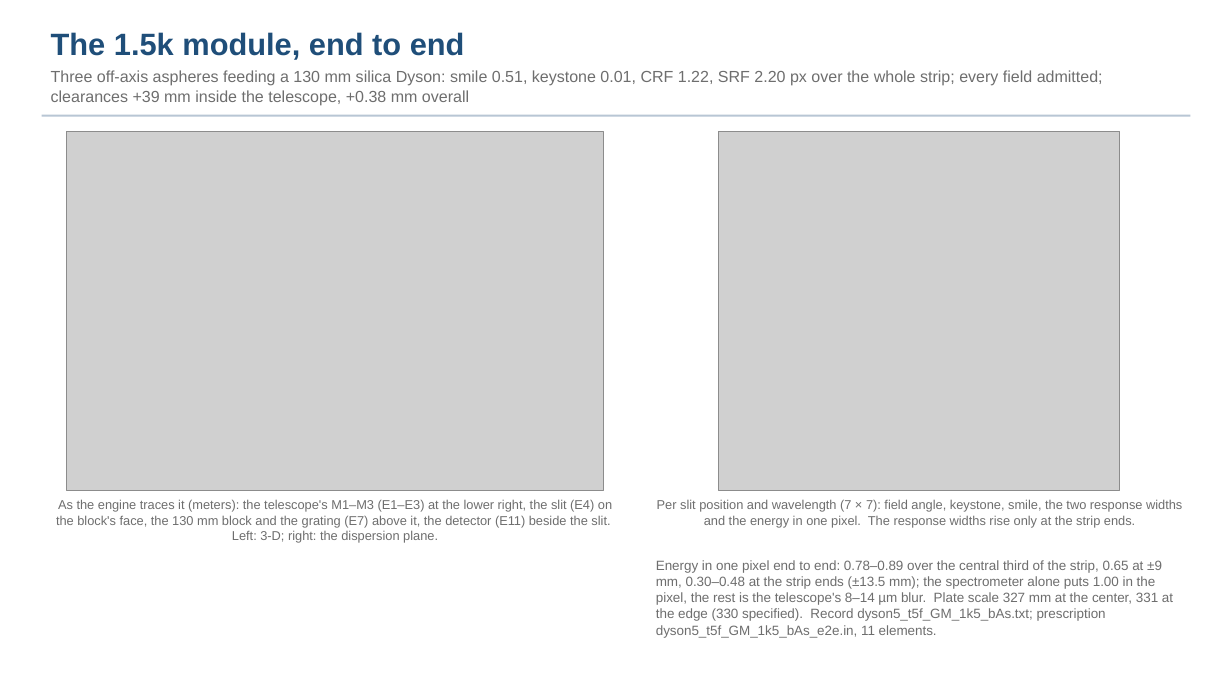
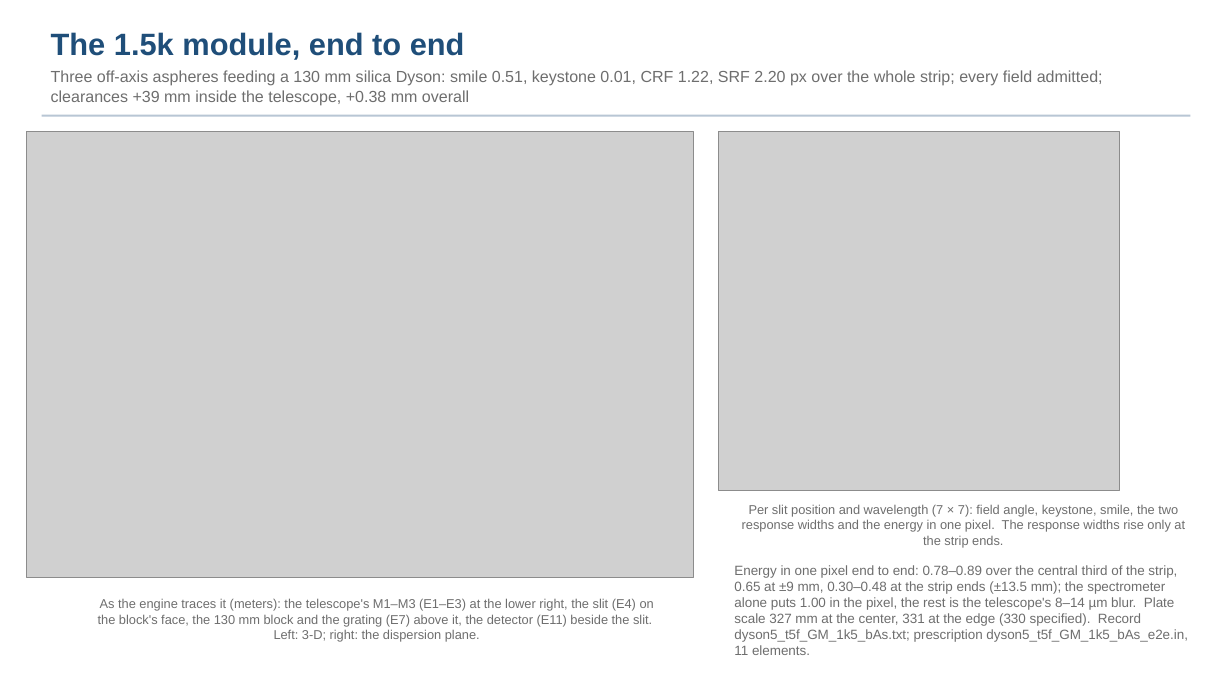
Before and after one commit to nasa-jpl/macos, a slide deck: slide 6 of demo_session/deck_dyson_record.pptx (slide 5 before the commit). Drawn at 1232x693 pixels with LibreOffice and Linux fonts; fonts in the diff are those of the drawing; grey boxes stand for pictures. Boxes give left, top, right and bottom in pixels: in the first picture for what was removed or moved away, otherwise in the second. Text is boxed around its words. In the diff, an @@ line names an element or a change of style, - is before the commit and + after.

```diff
--- a/demo_session/deck_dyson_record.pptx
+++ b/demo_session/deck_dyson_record.pptx
@@ picture: place and size @@
-picture at (67, 131, 603, 491)
+picture at (27, 131, 693, 578)
@@ text "Per slit position and wavelength ..." rewrapped from (657, 499, 1182, 527) to (742, 504, 1185, 548) @@
@@ text "Energy in one pixel end ..." rewrapped from (656, 560, 1173, 638) to (734, 565, 1188, 655) @@
@@ text "As the engine traces it ...": place and size @@
-text "As the engine traces it ..." at (56, 499, 612, 543)
+text "As the engine traces it ..." at (98, 598, 654, 642)
```
Also in this commit, not shown: 9 other slides changed, 1 slide added, 2 other files.
